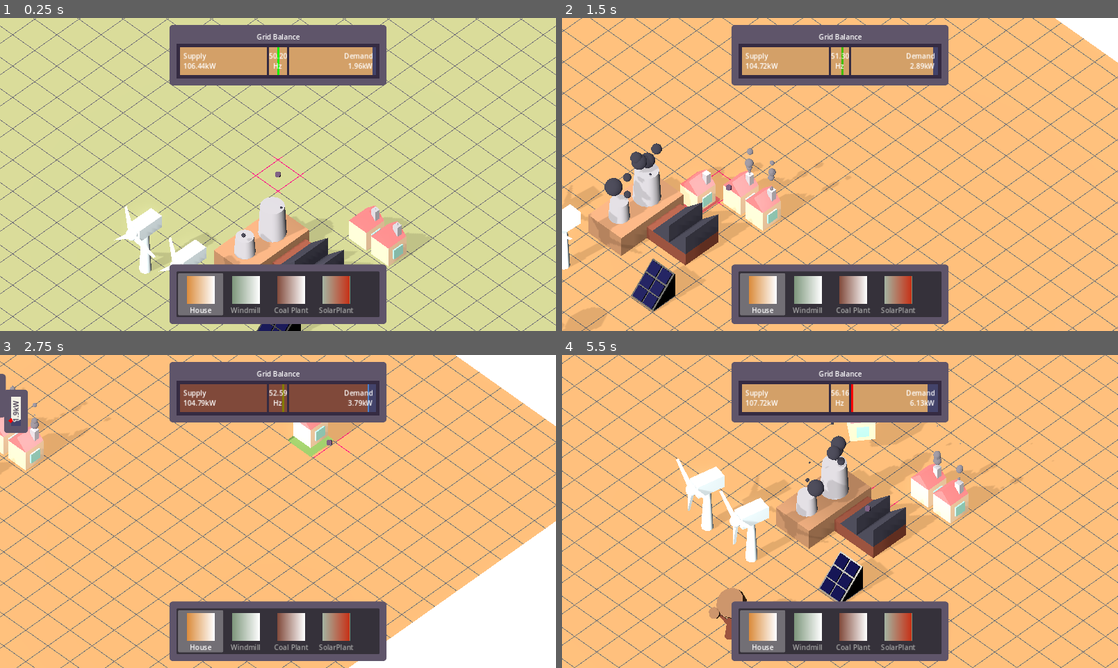
Above: before the commit, frames 1-4 (two rows, left to right).
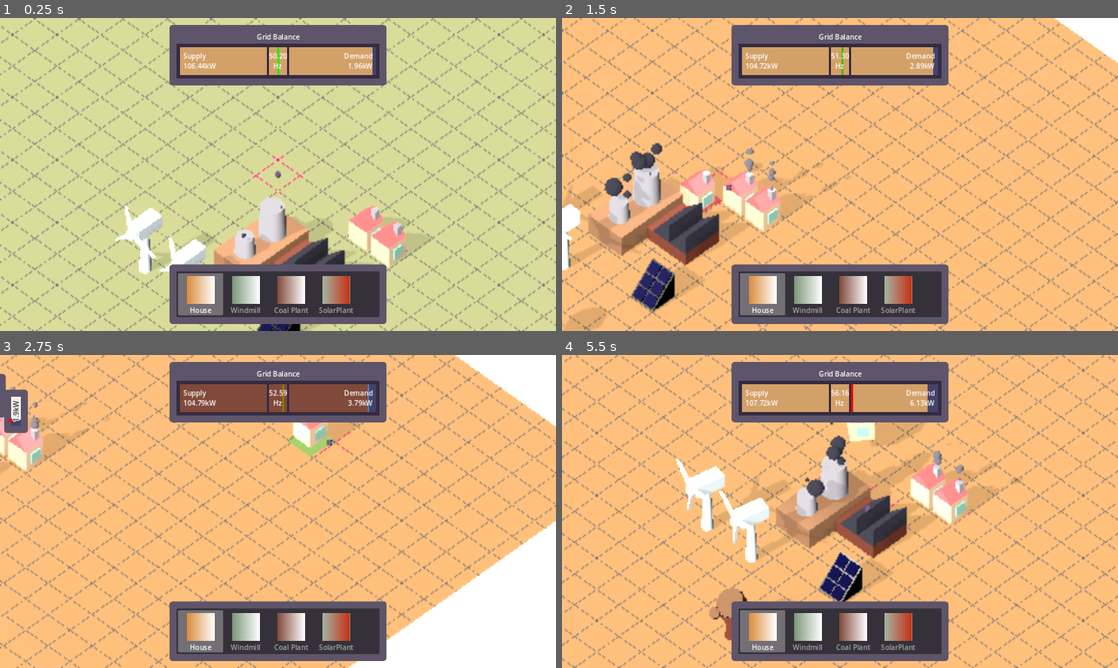
Above: after the commit, the same moments.

Repository: Vandebron/vandebron_game
Game: Godot game, scene res://world/main.tscn
The game is run twice, just before and just after one commit, with the same random seed, the same clock (stepped at 60 frames per second) and the same inputs.
Inputs (mouse positions are in pixels of both pictures, inside the frame that each line leads up to):
- Up to frame 1 (0.25 s): no input
- Up to frame 2 (1.5 s): tap Enter at 0.5 s; move the mouse to (962, 158) at 0.52 s; hold D (move_right) 0.53-1.28 s; click (962, 158) at 0.6 s; move the mouse to (728, 190) at 1.27 s; hold S (move_down) from 1.28 s (still down); tap Space (build_initiate) at 1.35 s
- Up to frame 3 (2.75 s): move the mouse to (333, 442) at 2.02 s; release S (move_down) at 2.03 s; hold D (move_right) from 2.03 s (still down); hold Tab (show_info) from 2.03 s (still down)
- Up to frame 4 (5.5 s): move the mouse to (812, 574) at 2.77 s; release D (move_right) at 2.78 s; release Tab (show_info) at 2.78 s; hold W (move_up) 2.78-3.53 s; click (812, 574) at 2.85 s; move the mouse to (1006, 558) at 3.52 s; hold A (move_left) 3.53-5.03 s; tap Space (build_initiate) at 3.6 s; move the mouse to (673, 464) at 4.27 s; tap Tab (show_info) at 4.35 s; move the mouse to (867, 511) at 5.02 s; hold S (move_down) from 5.03 s (still down); click (867, 511) at 5.1 s

The runs differ from the first frame. In frame 1, 7.3% of the frame differs, in the area x 0-100%, y 0-100%; in frame 2, 12%; in frame 3, 9.5%; in frame 4, 11%.

Commit message:
Turn on FSR to gain some performance cheaply

Diff:
--- a/project.godot
+++ b/project.godot
@@ -107,3 +107,8 @@
 3d_physics/layer_2="building"
 3d_physics/layer_13="mouse"
 3d_physics/layer_14="building_hover"
+
+[rendering]
+
+scaling_3d/mode=1
+scaling_3d/scale=0.5
